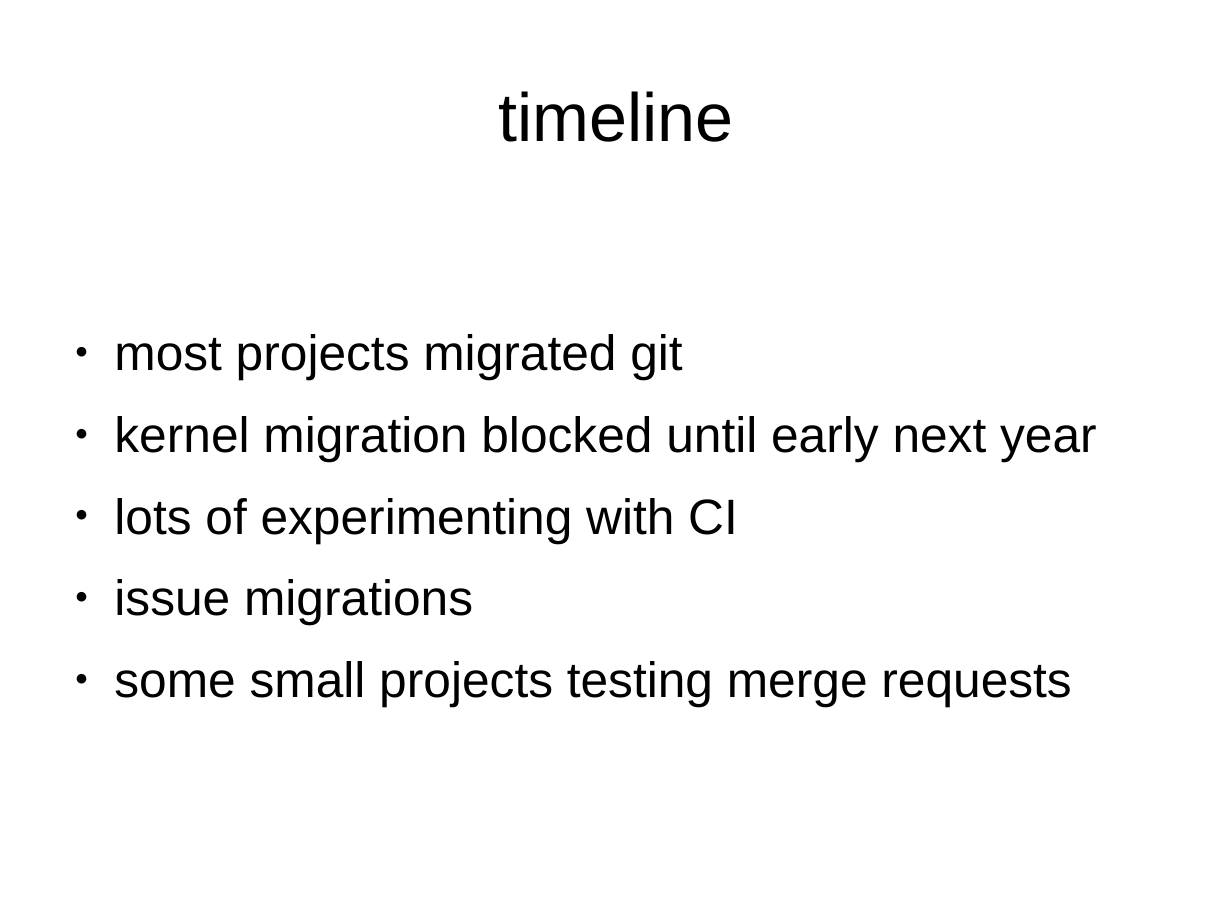
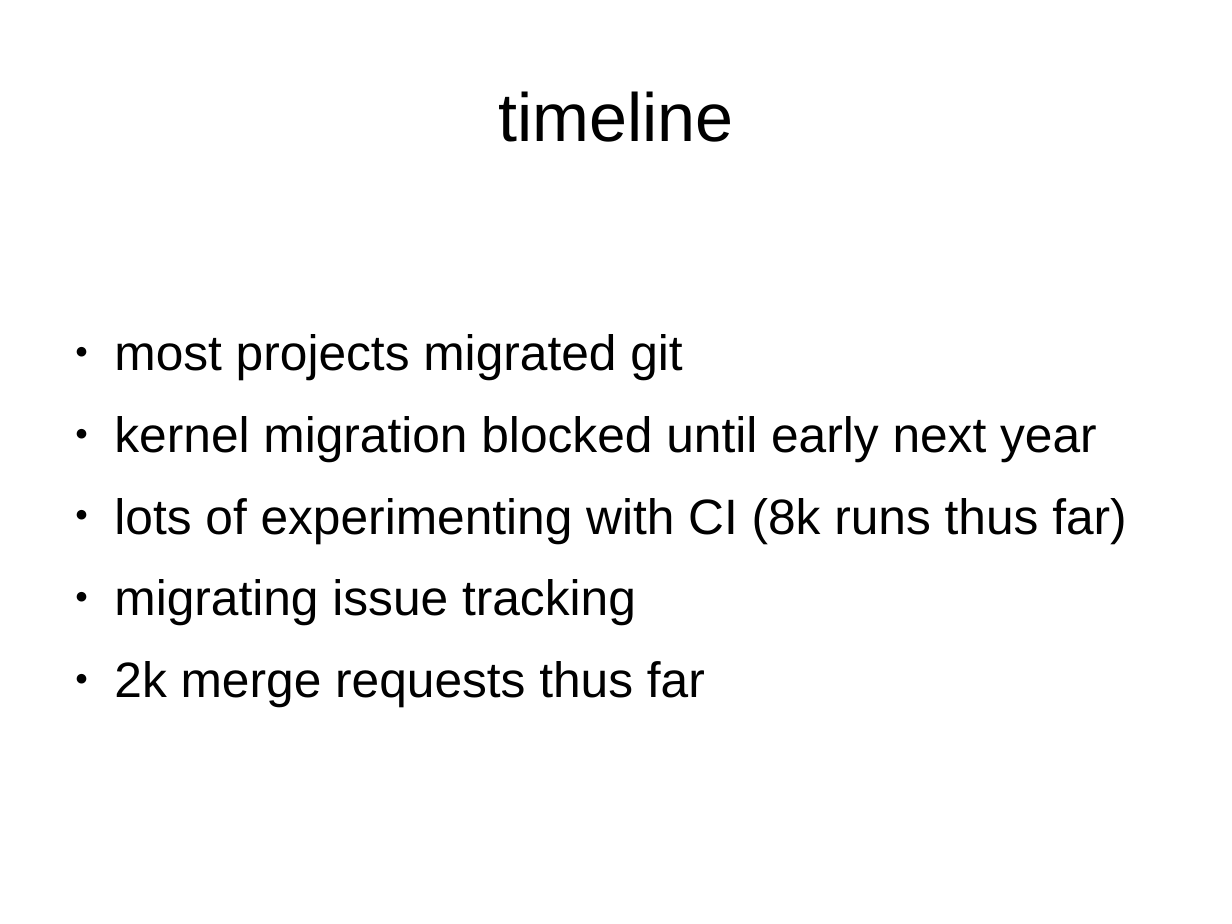
Before and after one commit to danvet/danvet.github.io, a slide deck: slide 17 of slides/lpc-2018-gitlab.odp. Drawn at 1232x924 pixels with LibreOffice and Linux fonts; fonts in the diff are those of the drawing. Boxes give left, top, right and bottom in pixels: in the first picture for what was removed or moved away, otherwise in the second. Text is boxed around its words. In the diff, an @@ line names an element or a change of style, - is before the commit and + after.

Commit message:
Update blog

```diff
--- a/slides/lpc-2018-gitlab.odp
+++ b/slides/lpc-2018-gitlab.odp
@@ text at (x1=114, y1=498, x2=1126, y2=706): text changed @@
-● lots of experimenting with CI
-● issue migrations
-● some small projects testing merge requests
+● lots of experimenting with CI (8k runs thus far)
+● migrating issue tracking
+● 2k merge requests thus far
```
